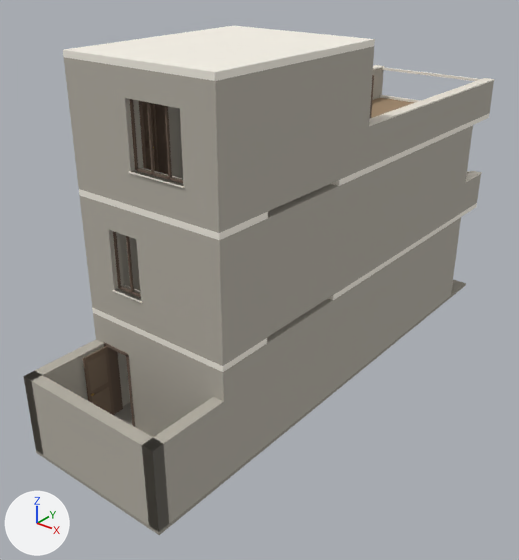
The glTF model public/baked/g2-house/baked.glb, before and after one commit.
Camera for both pictures: a 50 mm camera at (41.6, -69.7, 37.3) aimed at (5.2, -24.1, 9.1). The lights are fixed; the arrows at lower left show +X, +Y and +Z. The picture after the commit comes second.

In view in the first picture: 'baked|L0', 'baked|L1', 'baked|L2', 'baked|L3'.
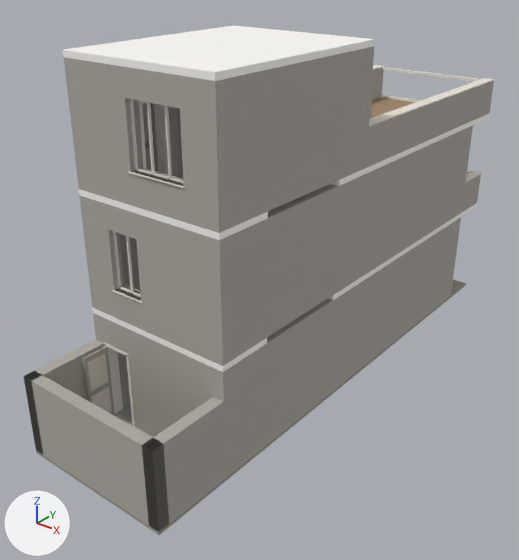
The change, as a diff of the scene's bpy script:
```diff
--- a/public/baked/g2-house/baked.glb.py
+++ b/public/baked/g2-house/baked.glb.py
@@ mat_frame @@
 mat_frame = principled_material('frame')
-mat_frame.base_color = (0.162, 0.112, 0.081)  # brown #705e50
+mat_frame.base_color = (0.839, 0.799, 0.738)  # white #ece7df
 mat_frame.roughness = 1.0
@@ mat_doorpanel @@
 mat_doorpanel = principled_material('doorPanel')
-mat_doorpanel.base_color = (0.225, 0.162, 0.112)  # brown #82705e
+mat_doorpanel.base_color = (0.723, 0.665, 0.591)  # light grey #ddd5ca
 mat_doorpanel.roughness = 1.0
```

What differs and where, as boxes (x1, y1, x2, y2) in the pictures (519 x 560 px):
'baked|L0', recoloured (brown to grey): (80, 328, 221, 430) in both
'baked|L2', recoloured: (64, 57, 377, 234) in both
'baked|L1', recoloured: (99, 202, 224, 372) in both
